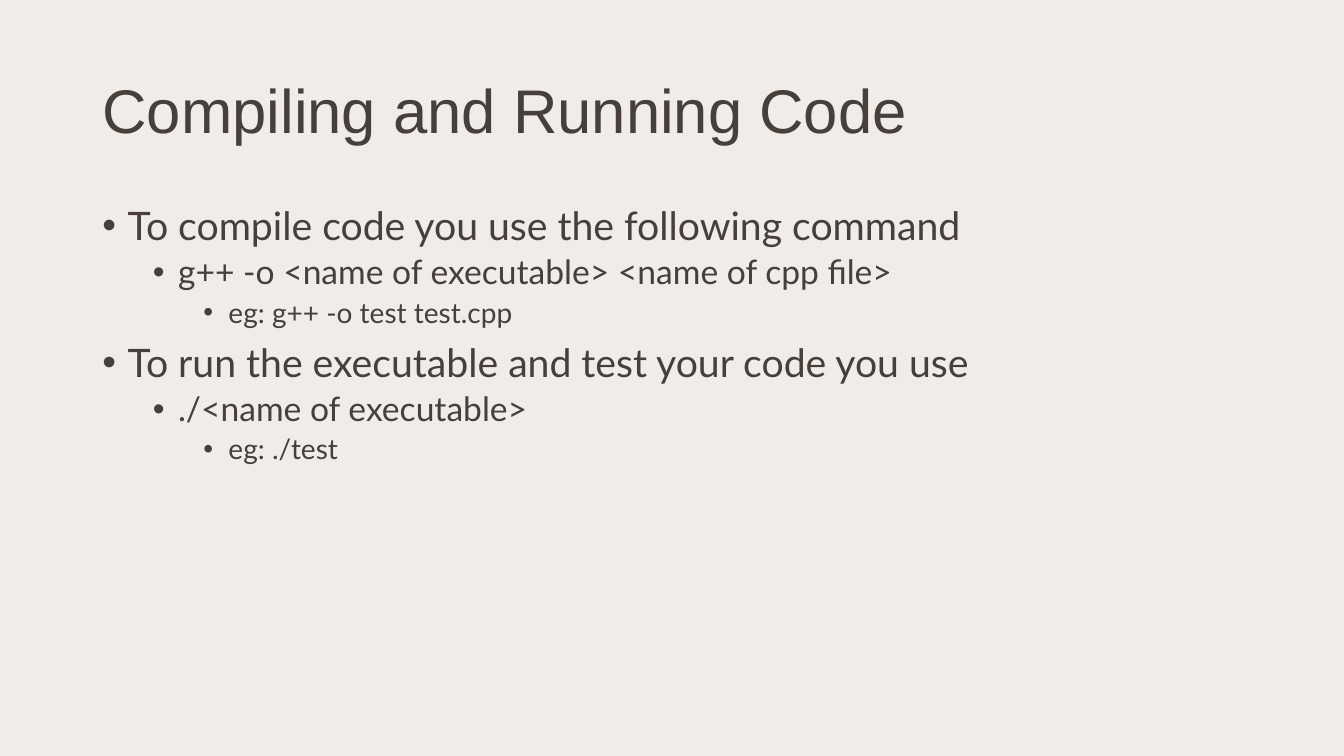
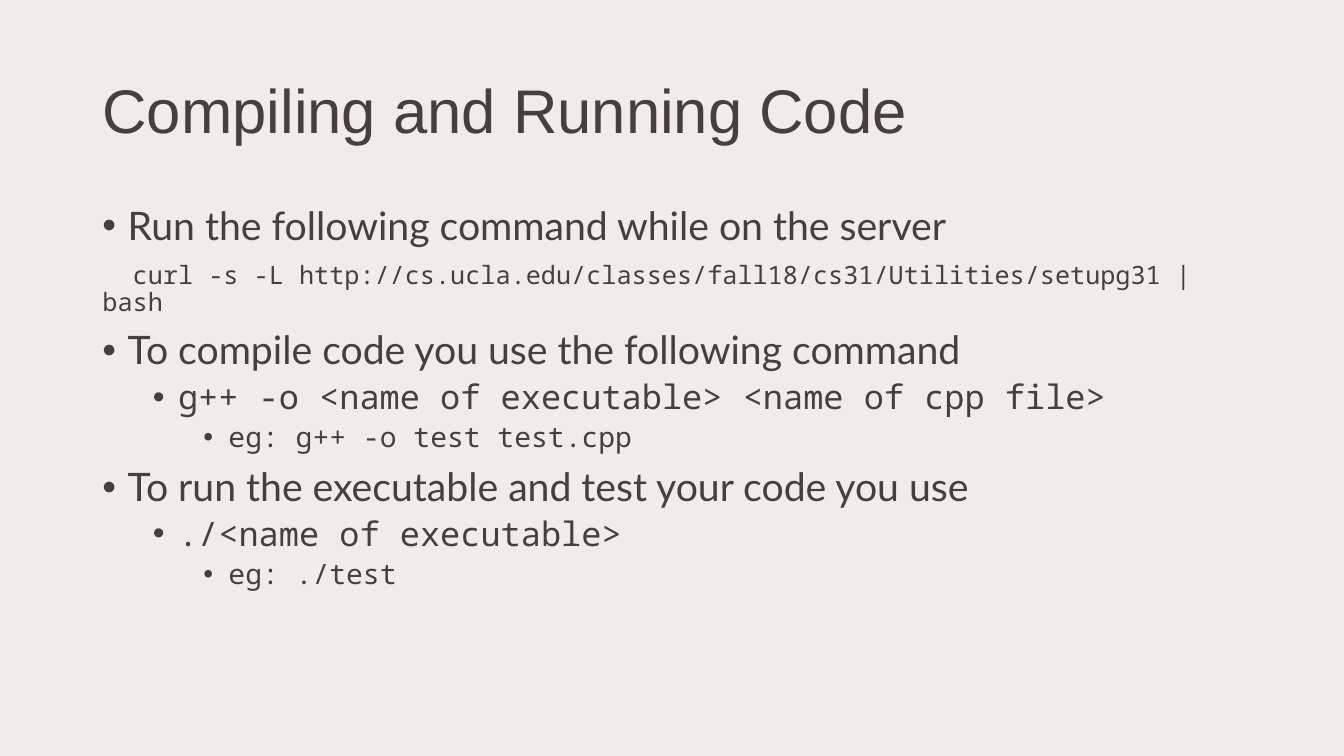
Before and after one commit to kyleromero98/Code-Camp, a slide deck: slide 17 of Week-3/Using the Linux Servers.pptx (slide 10 before the commit). Drawn at 1344x756 pixels with LibreOffice and Linux fonts; fonts in the diff are those of the drawing. Boxes give left, top, right and bottom in pixels: in the first picture for what was removed or moved away, otherwise in the second. Text is boxed around its words. In the diff, an @@ line names an element or a change of style, - is before the commit and + after.

```diff
--- a/Week-3/Using the Linux Servers.pptx
+++ b/Week-3/Using the Linux Servers.pptx
@@ text at [102, 211, 1161, 312]: paragraphs added @@
+• Run the following command while on the server
+curl -s -L http://cs.ucla.edu/classes/fall18/cs31/Utilities/setupg31 | bash
@@ text at [178, 383, 1106, 591]: font Lato to Noto Sans Mono in "g++ -o <name of executable> <name of ...", "eg: g++ -o test test.cpp", "./<name of executable>", "eg: ./test" @@
```
Also in this commit, not shown: 4 other slides changed, 8 slides added.
